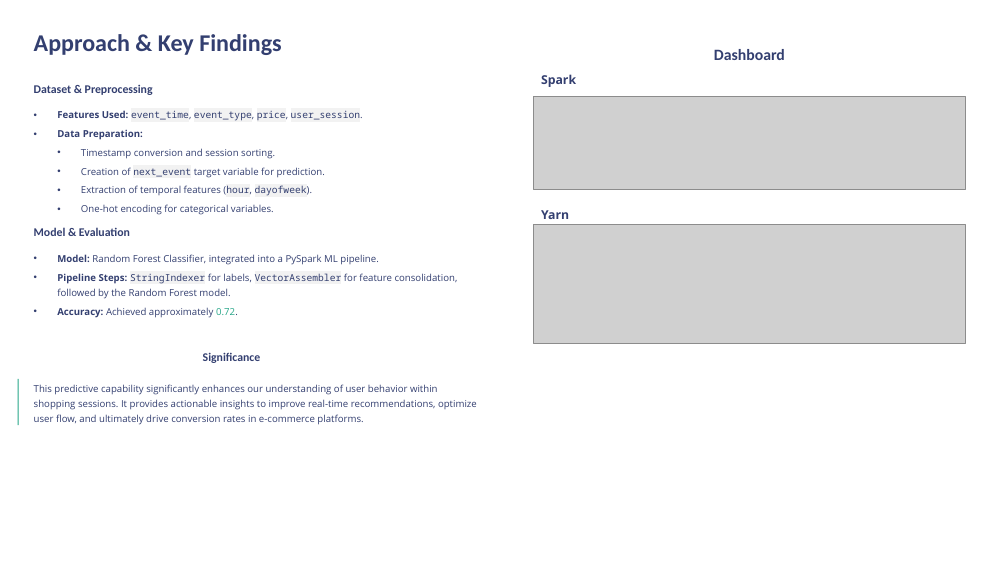
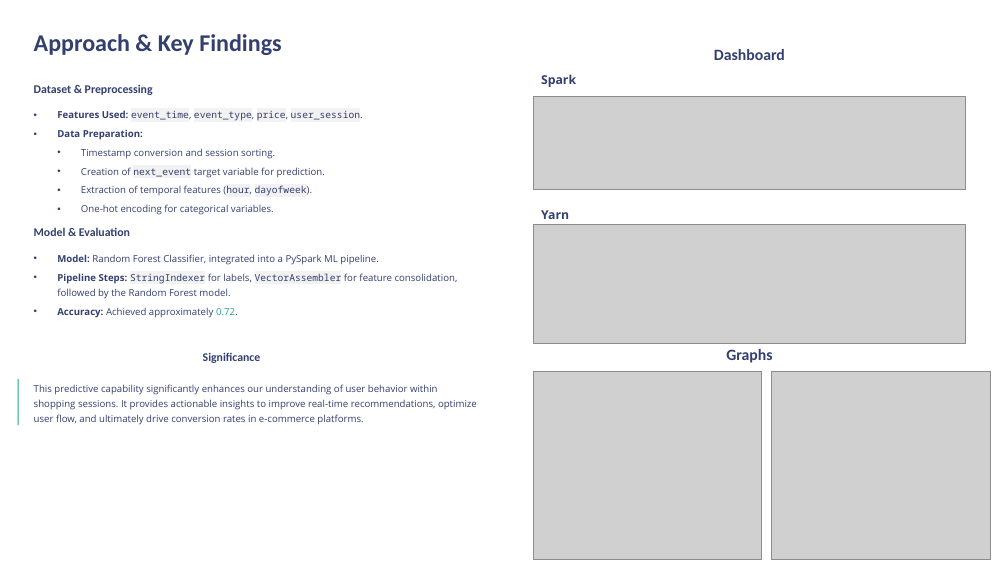
Before and after one commit to qais001-pr/DataScience, a slide deck: slide 2 of Next Event Prediction in eCommerce Sessions/data/Next-Event-Prediction-in-eCommerce-Sessions-using-PySpark.pptx. Drawn at 1008x567 pixels with LibreOffice and Linux fonts; fonts in the diff are those of the drawing; grey boxes stand for pictures; background and template pictures are left out. Boxes give left, top, right and bottom in pixels: in the first picture for what was removed or moved away, otherwise in the second. Text is boxed around its words. In the diff, an @@ line names an element or a change of style, - is before the commit and + after.

Commit message:
ppt change

```diff
--- a/Next Event Prediction in eCommerce Sessions/data/Next-Event-Prediction-in-eCommerce-Sessions-using-PySpark.pptx
+++ b/Next Event Prediction in eCommerce Sessions/data/Next-Event-Prediction-in-eCommerce-Sessions-using-PySpark.pptx
@@ text added at [726,349,772,363], 18 pt, text #333F70, bold @@
+Graphs
@@ picture added at [534,371,761,560] @@
@@ picture added at [771,371,990,560] @@
```
